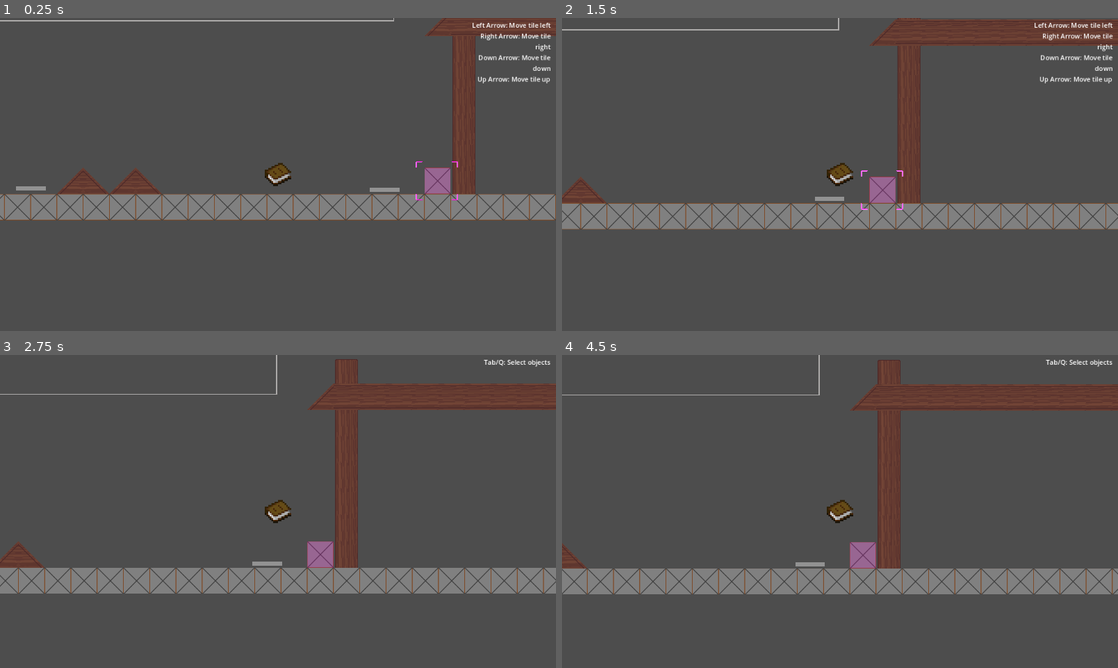
Above: before the commit, frames 1-4 (two rows, left to right).
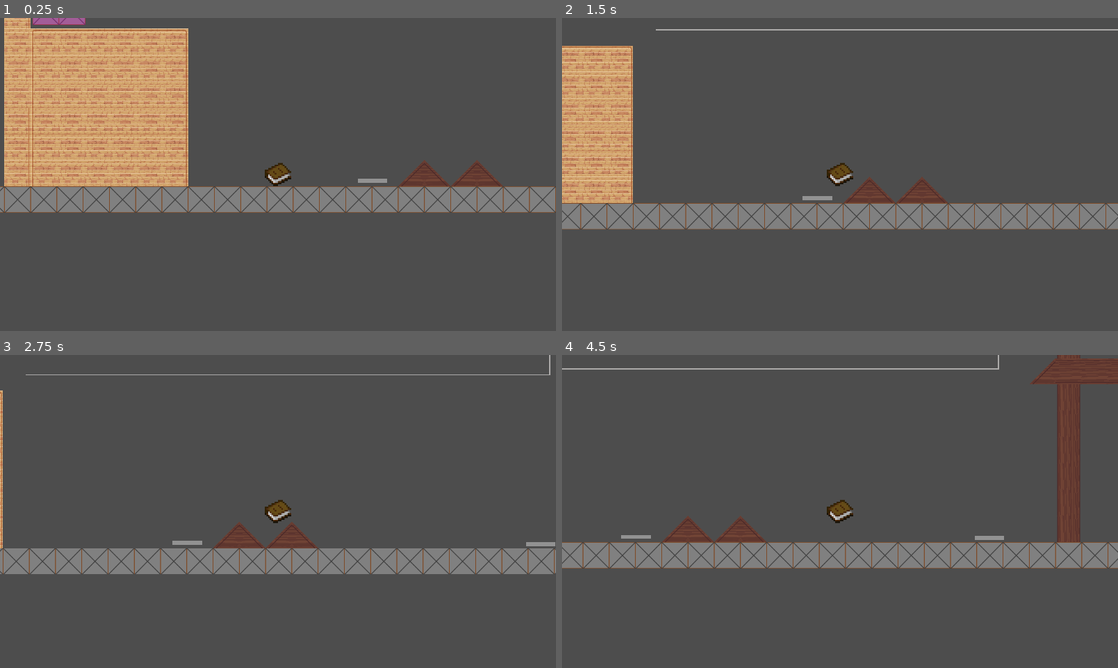
Above: after the commit, the same moments.

Repository: Arti-Dev/LucidNightmaresDemo
Game: Godot game, scene res://scenes/library_1.tscn
Same seed, same stepped clock (60 frames per second), same inputs: the game is played once before the commit and once after it.
Inputs:
- Up to frame 1 (0.25 s): no input
- Up to frame 2 (1.5 s): hold D (PlayerRight) from 0.53 s (still down); tap Q (Q) at 0.6 s; tap Space (PlayerJump) at 0.77, 0.8, 1.07, 1.35 s
- Up to frame 3 (2.75 s): tap Space (PlayerJump) at 1.52, 1.82, 2.3 s; tap Q (Q) at 1.55, 2.1 s; release D (PlayerRight) at 2.03 s; hold A (PlayerLeft) from 2.03 s (still down)
- Up to frame 4 (4.5 s): release A (PlayerLeft) at 2.78 s; hold D (PlayerRight) 2.78-4.28 s; tap Tab (Tab) at 2.85 s; tap Space (PlayerJump) at 3.02, 3.32, 3.77, 3.8, 4.07, 4.35 s; tap Q (Q) at 3.05, 3.6 s; hold A (PlayerLeft) from 4.28 s (still down)

The runs differ from the first frame. In frame 1, 27% of the frame differs, in the area x 0-100%, y 0-65%; in frame 2, 13%; in frame 3, 19%; in frame 4, 25%.

Commit message:
Add lectern

Diff:
--- /dev/null
+++ b/scenes/lectern.tscn
@@ -0,0 +1,40 @@
+[gd_scene load_steps=6 format=3 uid="uid://ko5ephyjr58k"]
+
+[ext_resource type="Texture2D" uid="uid://dj5lmh776yg6n" path="res://assets/lectern.png" id="1_xh4j5"]
+[ext_resource type="Texture2D" uid="uid://d4vnkcckuah6" path="res://assets/lecternwithbook.png" id="2_xbxy4"]
+[ext_resource type="Script" path="res://scripts/lectern.gd" id="3_71gwy"]
+
+[sub_resource type="SpriteFrames" id="SpriteFrames_kadjp"]
+animations = [{
+"frames": [{
+"duration": 1.0,
+"texture": ExtResource("1_xh4j5")
+}],
+"loop": true,
+"name": &"lectern",
+"speed": 5.0
+}, {
+"frames": [{
+"duration": 1.0,
+"texture": ExtResource("2_xbxy4")
+}],
+"loop": true,
+"name": &"lecternwithbook",
+"speed": 5.0
+}]
+
+[sub_resource type="RectangleShape2D" id="RectangleShape2D_vtpql"]
+size = Vector2(31, 66)
+
+[node name="Lectern" type="AnimatedSprite2D"]
+scale = Vector2(2, 2)
+sprite_frames = SubResource("SpriteFrames_kadjp")
+animation = &"lecternwithbook"
+script = ExtResource("3_71gwy")
+
+[node name="Area2D" type="Area2D" parent="."]
+collision_mask = 5
+
+[node name="CollisionShape2D" type="CollisionShape2D" parent="Area2D"]
+visible = false
+shape = SubResource("RectangleShape2D_vtpql")
--- a/scenes/library_1.tscn
+++ b/scenes/library_1.tscn
@@ -13,6 +13,7 @@
 [ext_resource type="PackedScene" uid="uid://4nyrjdn4pkp3" path="res://scenes/camera_override_area.tscn" id="10_fx16o"]
 [ext_resource type="PackedScene" uid="uid://bdjtqribdal8v" path="res://scenes/camera.tscn" id="11_5y17g"]
 [ext_resource type="PackedScene" uid="uid://bxlcv4g7nhj3k" path="res://scenes/telekinetic_closeable_book.tscn" id="12_mivll"]
+[ext_resource type="PackedScene" uid="uid://ko5ephyjr58k" path="res://scenes/lectern.tscn" id="14_l6ds1"]
 
 [sub_resource type="TileSetAtlasSource" id="TileSetAtlasSource_lna6j"]
 texture = ExtResource("1_77a8a")
@@ -215,13 +216,17 @@
 
 [node name="Library1" type="Node2D"]
 script = ExtResource("1_slf5w")
+allowTelekinesis = false
 
 [node name="TileMapLayer" type="TileMapLayer" parent="."]
-tile_map_data = PackedByteArray("AAAAAAAAAQAAAAAAAAABAAAAAQA …(10816 unchanged characters)… AAAAAAABrAPX/AwAAAAAAAABsAPX/AwAAAAAAAAB5ABUAAgAAAAAAAgB6ABUAAgAAAAAAAgB7ABUAAgAAAAAAAgB+ABcAAgAAAAAAAQChACcAAgAAAAAAAQA=")
+tile_map_data = PackedByteArray("AAAAAAAAAQAAAAAAAAABAAAAAQA …(10816 unchanged characters)… AAAAAAABrAPX/AwAAAAAAAABsAPX/AwAAAAAAAAB7ABUAAgAAAAAAAgB+ABcAAgAAAAAAAQB5ABUAAgAAAAAAAgB3ABUAAgAAAAAAAgA=")
 tile_set = SubResource("TileSet_mq85a")
 
+[node name="Lectern" parent="." instance=ExtResource("14_l6ds1")]
+position = Vector2(10782, 2046)
+
 [node name="Player" parent="." node_paths=PackedStringArray("camera") instance=ExtResource("2_macdi")]
-position = Vector2(9947, 2484)
+position = Vector2(9115, 2506)
 camera = NodePath("../Camera2D")
 
 [node name="Camera2D" parent="." instance=ExtResource("11_5y17g")]
@@ -259,6 +264,7 @@
 position = Vector2(6380, -93)
 
 [node name="CollisionShape2D" type="CollisionShape2D" parent="CameraOverrideArea"]
+visible = false
 position = Vector2(-208.25, -112)
 shape = SubResource("RectangleShape2D_i4mid")
 
@@ -280,5 +286,6 @@
 center_position = Vector2(10781, 2084)
 
 [node name="CollisionShape2D" type="CollisionShape2D" parent="CameraOverrideArea2"]
+visible = false
 position = Vector2(99.5, 0)
 shape = SubResource("RectangleShape2D_4a2pb")
--- a/scripts/camera.gd
+++ b/scripts/camera.gd
@@ -7,6 +7,11 @@
 var doOverride: bool = false
 var lerpDelta = 2
 var default_zoom: Vector2 = Vector2(0.85, 0.85)
+
+@export var shakeDecay = 0.8
+@export var max_offset = Vector2(100, 75)
+@export var max_roll = 0.1
+var shakeStrength = 0.0
 
 # Called when the node enters the scene tree for the first time.
 func _ready() -> void:
@@ -19,6 +24,12 @@
 		zoom = lerp(zoom, overrideZoom, lerpDelta * delta)
 		position = lerp(position, overridePosition, lerpDelta * delta)
 	updateCollisionBox()
+	if shakeStrength:
+		shakeStrength = max(shakeStrength - shakeDecay * delta, 0)
+		var amount = pow(shakeStrength, 2)
+		rotation = max_roll * amount * randf_range(-1, 1)
+		offset.x = max_offset.x * amount * randf_range(-1, 1)
+		offset.y = max_offset.y * amount * randf_range(-1, 1)
 
 func updateCollisionBox():
 	var viewport_size = get_viewport().get_visible_rect().size
@@ -34,3 +45,6 @@
 func resetOverride():
 	doOverride = false
 	zoom = default_zoom
+
+func shake():
+	shakeStrength += 0.5
--- /dev/null
+++ b/scripts/lectern.gd
@@ -0,0 +1,26 @@
+extends AnimatedSprite2D
+
+@onready var area: Area2D = $Area2D
+var activated: bool = false
+
+# Called when the node enters the scene tree for the first time.
+func _ready() -> void:
+	play("lecternwithbook")
+
+
+# Called every frame. 'delta' is the elapsed time since the previous frame.
+func _process(delta: float) -> void:
+	if not activated and Input.is_action_just_pressed("PlayerJump"):
+		var bodies = area.get_overlapping_bodies()
+		for body in bodies:
+			if body is Player:
+				activate()
+
+func activate():
+	var camera = get_viewport().get_camera_2d()
+	if camera is CustomCamera:
+		camera.shake()
+	play("lectern")
+	var level: Level = get_tree().root.get_child(0)
+	level.setAllowTelekinesis(true)
+	activated = true
Binary file added: assets/lectern.png
Not shown, added: assets/lectern.png.import
Binary file added: assets/lecternwithbook.png
Not shown, added: assets/lecternwithbook.png.import
Not shown: 1 places in scenes/library_1.tscn that only renumber resources
